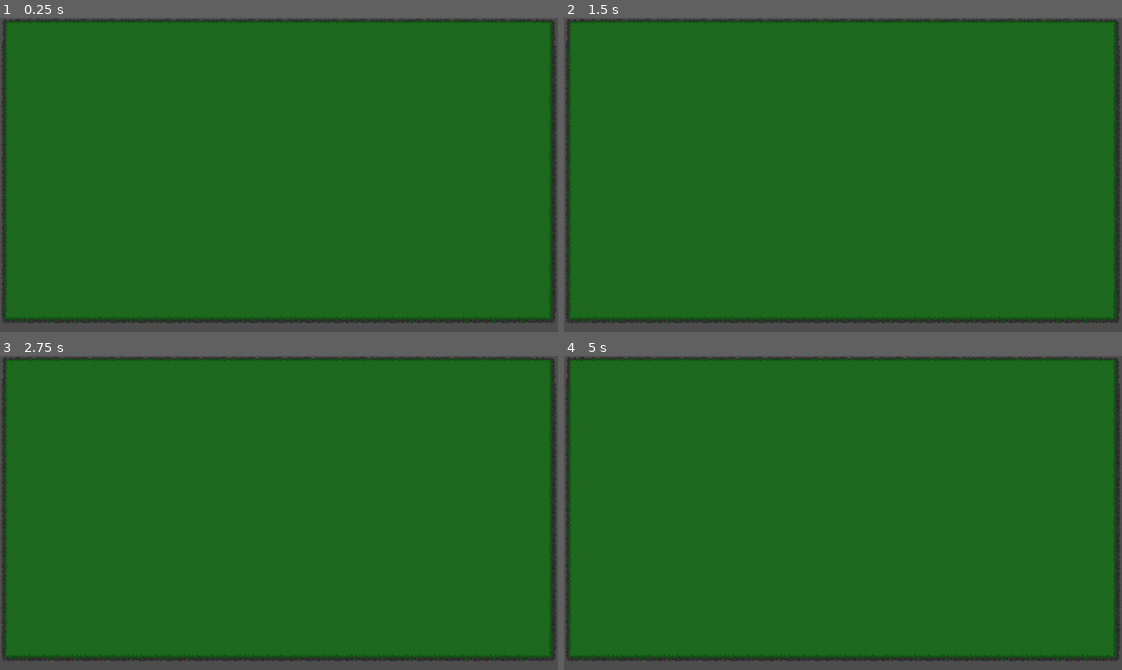
Above: before the commit, frames 1-4 (two rows, left to right).
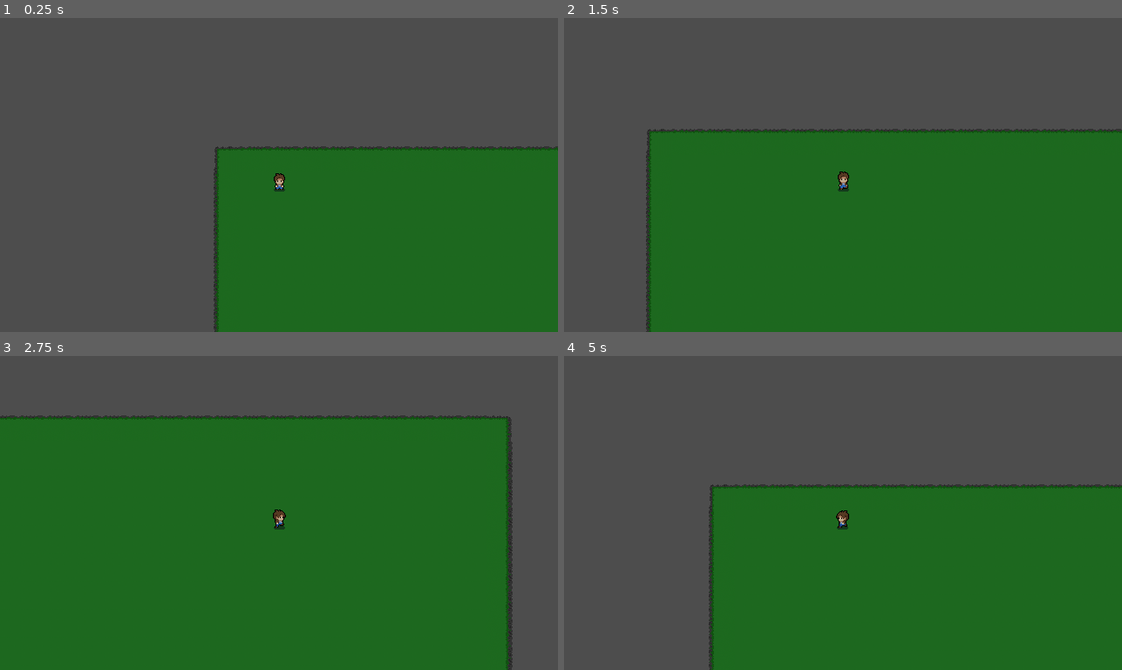
Above: after the commit, the same moments.

Repository: vaspantia/MaDungHurd
Game: Godot game, scene res://scenes/levels/epstein_island.tscn
Same seed, same stepped clock (60 frames per second), same inputs: the game is played once before the commit and once after it. This scene is started directly instead of the project's main scene.
Inputs:
- Up to frame 1 (0.25 s): no input
- Up to frame 2 (1.5 s): tap Enter at 0.5 s; hold D (player_move_right) 0.53-1.28 s; tap V (player_dash) at 0.6 s; hold S (player_move_down) from 1.28 s (still down); tap Shift (player_sprint) at 1.35 s
- Up to frame 3 (2.75 s): release S (player_move_down) at 2.03 s; hold D (player_move_right) from 2.03 s (still down); tap V (player_dash) at 2.1 s
- Up to frame 4 (5 s): release D (player_move_right) at 2.78 s; hold W (player_move_up) 2.78-3.53 s; tap Shift (player_sprint) at 2.85, 4.35 s; hold A (player_move_left) from 3.53 s (still down); tap V (player_dash) at 3.6 s

The runs differ from the first frame. In frame 1, 65% of the frame differs, in the area x 0-100%, y 0-100%; in frame 2, 48%; in frame 3, 30%; in frame 4, 59%.

Commit message:
Update main scene reference and enhance character body scene structure

Diff:
--- a/ma-dung-hurd/project.godot
+++ b/ma-dung-hurd/project.godot
@@ -11,11 +11,7 @@
 [application]
 
 config/name="MaDungHurd"
-
-run/main_scene="uid://beg11nennic1c"
-
 run/main_scene="uid://dr2qkqkynuej8"
-
 config/features=PackedStringArray("4.5", "Forward Plus")
 config/icon="res://icon.svg"
 
--- a/ma-dung-hurd/scenes/levels/epstein_island.tscn
+++ b/ma-dung-hurd/scenes/levels/epstein_island.tscn
@@ -1,9 +1,10 @@
-[gd_scene load_steps=20 format=4 uid="uid://beg11nennic1c"]
+[gd_scene load_steps=21 format=4 uid="uid://beg11nennic1c"]
 
 [ext_resource type="Texture2D" uid="uid://1srr275s2psp" path="res://art/mystic_woods_free_2.2/sprites/tilesets/plains.png" id="1_kpjjp"]
 [ext_resource type="Texture2D" uid="uid://bppa1go7bfbi2" path="res://art/tilesets/overworld/overworld_ground.png" id="1_rfwqe"]
 [ext_resource type="Texture2D" uid="uid://bv68scrmqhbvv" path="res://art/mystic_woods_free_2.2/sprites/tilesets/grass.png" id="2_rfwqe"]
 [ext_resource type="Texture2D" uid="uid://oavkd11h0axd" path="res://art/mystic_woods_free_2.2/sprites/objects/objects.png" id="3_ouin7"]
+[ext_resource type="PackedScene" uid="uid://dr2qkqkynuej8" path="res://scenes/player/character_body_2d.tscn" id="5_ouin7"]
 
 [sub_resource type="NavigationPolygon" id="NavigationPolygon_rfwqe"]
 vertices = PackedVector2Array(16, 16, -16, 16, -16, -16, 16, -16)
@@ -185,3 +186,6 @@
 visible = false
 tile_map_data = PackedByteArray("AAAAAAQAAAABAAUAAAAAAAMAAAABAAUAAAAAAAIAAAABAAUAAAAAAAEAAAABAAUAAAAAAAAAAAABAAQAAAABAA …(4912 unchanged characters)…
 tile_set = SubResource("TileSet_x2usa")
+
+[node name="CharacterBody2D" parent="." instance=ExtResource("5_ouin7")]
+position = Vector2(77, 34)
--- a/ma-dung-hurd/scenes/player/character_body_2d.gd
+++ /dev/null
@@ -1,5 +0,0 @@
-extends CharacterBody2D
-
-
-func _on_dash_coolcown_timeout() -> void:
-	pass # Replace with function body.
--- a/ma-dung-hurd/scenes/player/character_body_2d.tscn
+++ b/ma-dung-hurd/scenes/player/character_body_2d.tscn
@@ -413,10 +413,10 @@
 "speed": 5.0
 }]
 
+[sub_resource type="CapsuleShape2D" id="CapsuleShape2D_s25n1"]
+
 [node name="CharacterBody2D" type="CharacterBody2D"]
 script = ExtResource("1_s25n1")
-
-[node name="CollisionShape2D" type="CollisionShape2D" parent="."]
 
 [node name="AnimatedSprite2D" type="AnimatedSprite2D" parent="."]
 sprite_frames = SubResource("SpriteFrames_w3u7i")
@@ -424,6 +424,11 @@
 frame = 2
 frame_progress = 0.12361768
 
+[node name="CollisionShape2D" type="CollisionShape2D" parent="."]
+position = Vector2(0, 15)
+scale = Vector2(0.45, 0.14)
+shape = SubResource("CapsuleShape2D_s25n1")
+
 [node name="Camera2D" type="Camera2D" parent="."]
 
 [node name="Dash_coolcown" type="Timer" parent="."]
Not shown, removed: ma-dung-hurd/scenes/player/character_body_2d.gd.uid
Not shown: 1 places in ma-dung-hurd/scenes/player/character_body_2d.tscn that only renumber resources
